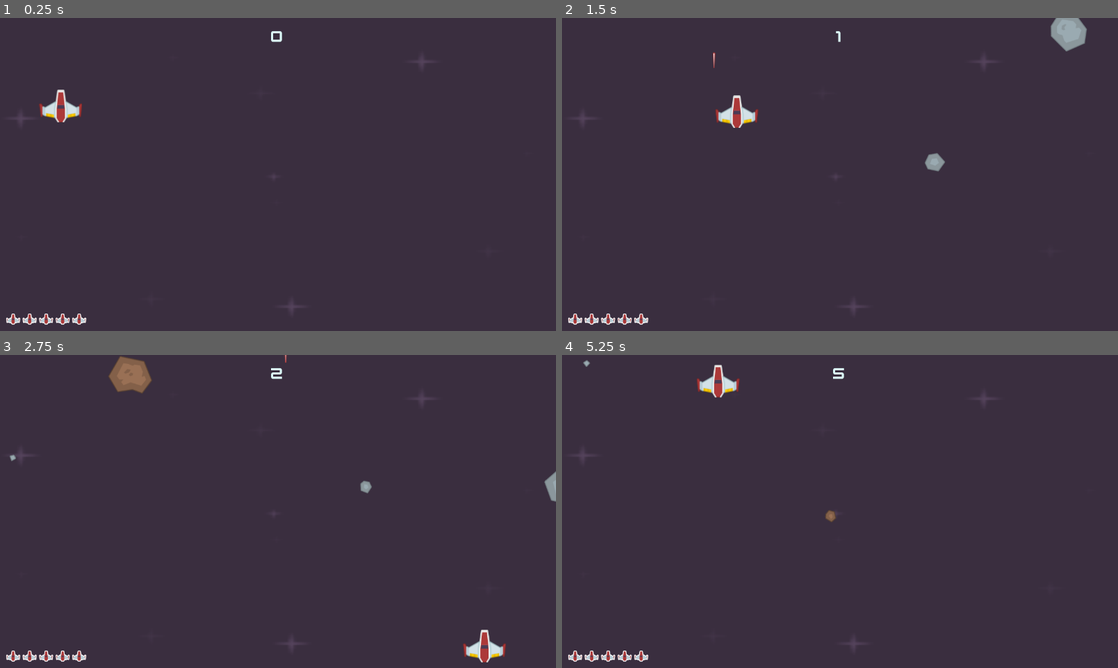
Above: before the commit, frames 1-4 (two rows, left to right).
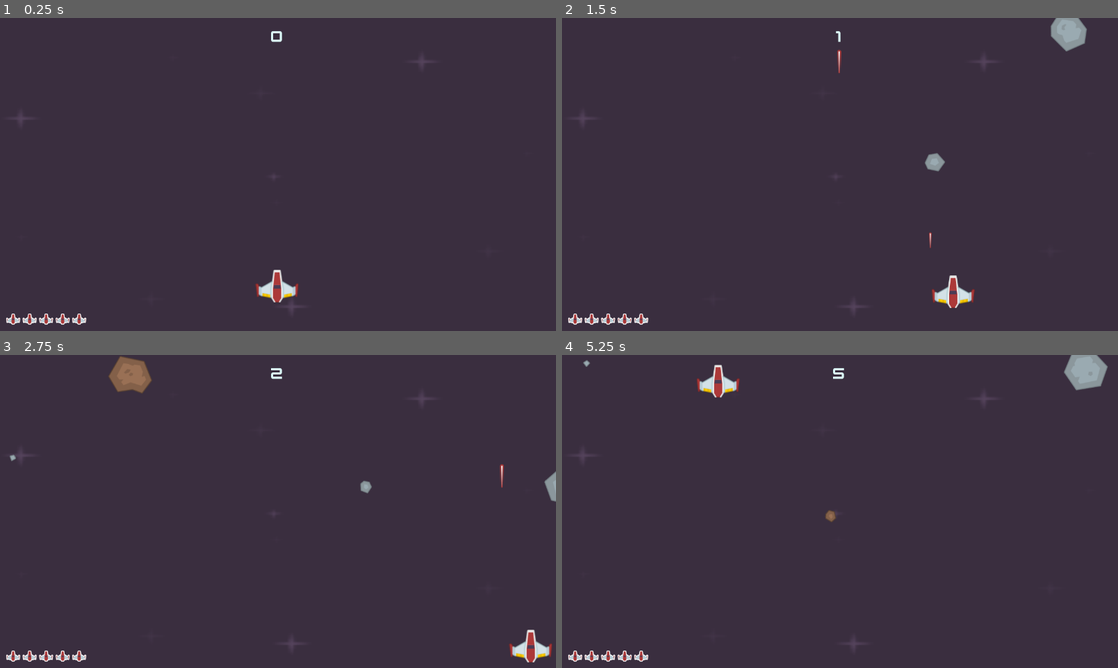
Above: after the commit, the same moments.

Repository: RamenSayami/spaceInvaders
Game: Godot game, scene res://Scenes/level_1.tscn
The game is run twice, just before and just after one commit, with the same random seed, the same clock (stepped at 60 frames per second) and the same inputs.
Inputs:
- Up to frame 1 (0.25 s): no input
- Up to frame 2 (1.5 s): tap Enter at 0.5 s; hold Right (right) 0.53-1.28 s; hold Space (Shoot) 0.53-1.28 s; hold Down (down) from 1.28 s (still down); tap Space (Shoot) at 1.35 s
- Up to frame 3 (2.75 s): release Down (down) at 2.03 s; hold Right (right) from 2.03 s (still down); hold Space (Shoot) from 2.03 s (still down)
- Up to frame 4 (5.25 s): release Right (right) at 2.78 s; release Space (Shoot) at 2.78 s; hold Up (up) 2.78-3.53 s; tap Space (Shoot) at 2.85, 4.35 s; hold Space (Shoot) 3.53-4.28 s; hold Left (left) 3.53-5.03 s; hold Down (down) from 5.03 s (still down); hold Space (Shoot) from 5.03 s (still down)

The runs differ from the first frame. In frame 1, 0.8% of the frame differs, in the area x 7-54%, y 22-91%; in frame 2, 0.9%, in the area x 27-75%, y 10-93%; in frame 3, 0.9%; in frame 4, 0.7%.

Commit message:
bg music

Diff:
--- a/Scenes/game_over.tscn
+++ b/Scenes/game_over.tscn
@@ -1,7 +1,8 @@
-[gd_scene load_steps=3 format=3 uid="uid://crx6htndsiftq"]
+[gd_scene load_steps=4 format=3 uid="uid://crx6htndsiftq"]
 
 [ext_resource type="Script" path="res://Scenes/game_over.gd" id="1_7aijb"]
 [ext_resource type="FontFile" uid="uid://ct71uffiawyvd" path="res://Sounds/kenvector_future.ttf" id="1_o4t0r"]
+[ext_resource type="AudioStream" uid="uid://b3rytnp04o5o2" path="res://Sounds/meet-the-princess.wav" id="3_5tdsc"]
 
 [node name="Game Over" type="Control"]
 layout_mode = 3
@@ -66,3 +67,8 @@
 theme_override_fonts/font = ExtResource("1_o4t0r")
 theme_override_font_sizes/font_size = 18
 text = "Press space to start again"
+
+[node name="AudioStreamPlayer" type="AudioStreamPlayer" parent="."]
+stream = ExtResource("3_5tdsc")
+volume_db = -17.19
+autoplay = true
--- a/Scenes/level_1.tscn
+++ b/Scenes/level_1.tscn
@@ -1,9 +1,10 @@
-[gd_scene load_steps=7 format=3 uid="uid://bubrfy2r420i7"]
+[gd_scene load_steps=8 format=3 uid="uid://bubrfy2r420i7"]
 
 [ext_resource type="Script" path="res://Scenes/level_1.gd" id="1_3de0a"]
 [ext_resource type="Texture2D" uid="uid://chbmmxriyv604" path="res://Backgrounds/darkPurple.png" id="1_6574q"]
 [ext_resource type="PackedScene" uid="uid://dvo3b3bi2w80p" path="res://Scenes/player_1.tscn" id="2_neil4"]
 [ext_resource type="PackedScene" uid="uid://d2d25cnvm8l1n" path="res://Scenes/ui.tscn" id="4_divtd"]
+[ext_resource type="AudioStream" uid="uid://bahn4i661p8t5" path="res://Sounds/battle.wav" id="5_rs44s"]
 
 [sub_resource type="RectangleShape2D" id="RectangleShape2D_7h037"]
 size = Vector2(20, 720)
@@ -21,7 +22,7 @@
 metadata/_edit_lock_ = true
 
 [node name="Player1" parent="." instance=ExtResource("2_neil4")]
-position = Vector2(140, 203)
+position = Vector2(638, 617)
 
 [node name="Borders" type="Node2D" parent="."]
 metadata/_edit_lock_ = true
@@ -67,5 +68,10 @@
 
 [node name="UI" parent="." instance=ExtResource("4_divtd")]
 
+[node name="AudioStreamPlayer" type="AudioStreamPlayer" parent="."]
+stream = ExtResource("5_rs44s")
+volume_db = -18.909
+autoplay = true
+
 [connection signal="laser" from="Player1" to="." method="_on_player_1_laser"]
 [connection signal="timeout" from="MeteorTimer" to="." method="_on_timer_timeout"]
--- a/Scenes/meteor_1.gd
+++ b/Scenes/meteor_1.gd
@@ -29,6 +29,8 @@
 
 signal collision
 
+var can_collide := true
+
 func _ready():
 	var rng:= RandomNumberGenerator.new()
 
@@ -52,10 +54,15 @@
 	rotation_degrees += rotation_speed * delta
 
 func _on_body_entered(_body):
-	collision.emit()
+	if can_collide:
+		collision.emit()
 
 
 
 func _on_area_entered(area):
 	area.queue_free()
+	$ExplosionSound.play()
+	$MeteorBrownBig1.hide()
+	can_collide = false
+	await get_tree().create_timer(1).timeout
 	queue_free()
--- a/Scenes/meteor_1.tscn
+++ b/Scenes/meteor_1.tscn
@@ -1,6 +1,7 @@
-[gd_scene load_steps=3 format=3 uid="uid://bbq3lhi6b30ed"]
+[gd_scene load_steps=4 format=3 uid="uid://bbq3lhi6b30ed"]
 
 [ext_resource type="Script" path="res://Scenes/meteor_1.gd" id="1_pdkqp"]
+[ext_resource type="AudioStream" uid="uid://6tyly4x84jql" path="res://Sounds/sfx_twoTone.ogg" id="2_if4ep"]
 
 [sub_resource type="CircleShape2D" id="CircleShape2D_hg4x8"]
 radius = 44.4072
@@ -16,5 +17,8 @@
 [node name="CollisionShape2D" type="CollisionShape2D" parent="."]
 shape = SubResource("CircleShape2D_hg4x8")
 
+[node name="ExplosionSound" type="AudioStreamPlayer2D" parent="."]
+stream = ExtResource("2_if4ep")
+
 [connection signal="area_entered" from="." to="." method="_on_area_entered"]
 [connection signal="body_entered" from="." to="." method="_on_body_entered"]
Not shown, added: Sounds/battle.wav.import
Not shown, added: Sounds/in-the-wreckage.wav.import
Not shown, added: Sounds/meet-the-princess.wav.import
Not shown, added: .DS_Store
Not shown, added: Sounds/battle.wav
Not shown, added: Sounds/in-the-wreckage.wav
Not shown, added: Sounds/meet-the-princess.wav
